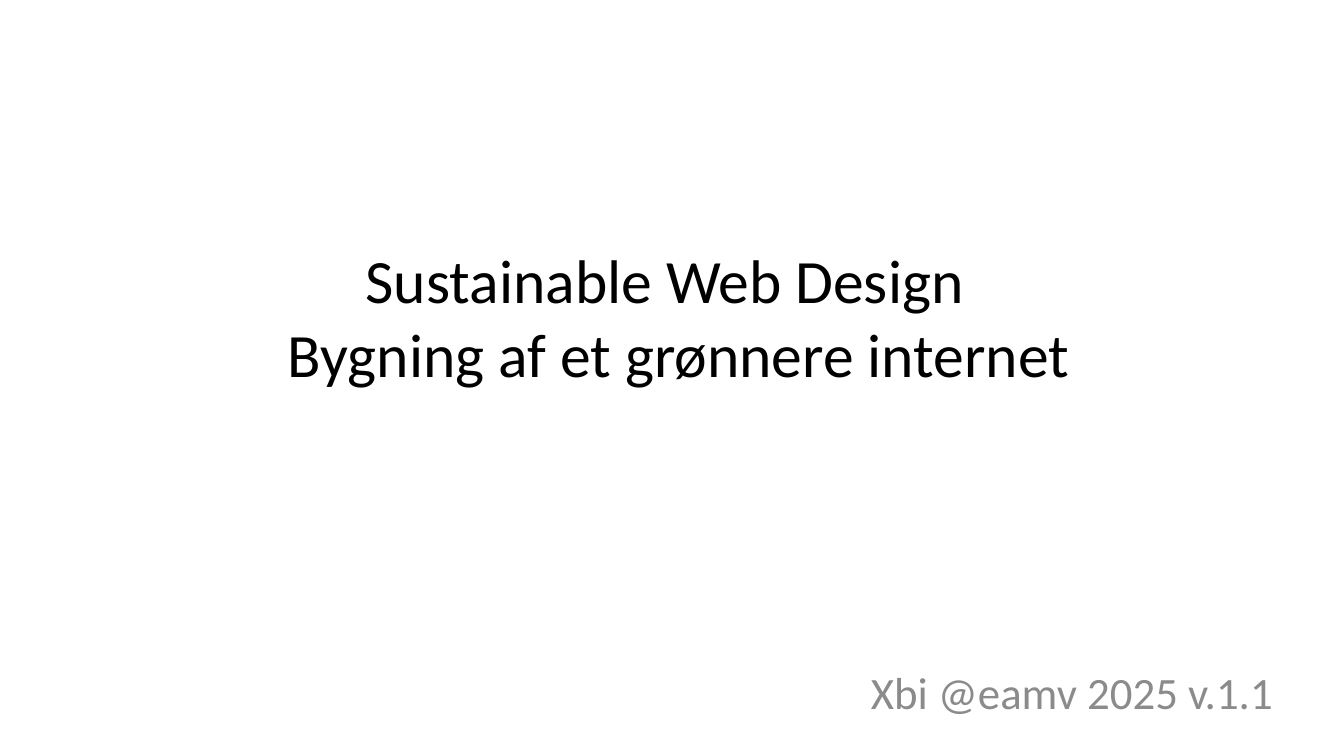
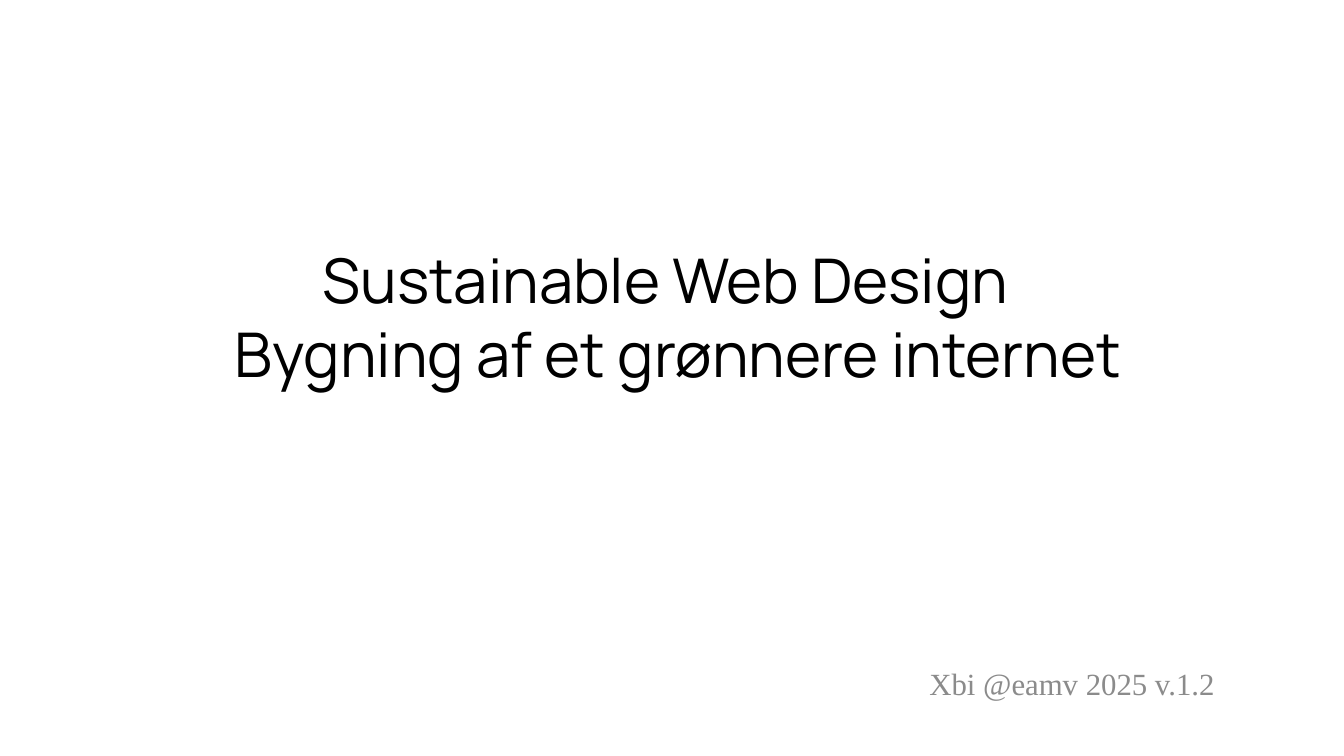
Before and after one commit to xbibogo/MMD24, a slide deck: slide 1 of semester2 PPT/Sustainable_Web_Presentation_Danish.pptx. Drawn at 1344x756 pixels with LibreOffice and Linux fonts; fonts in the diff are those of the drawing. Boxes give left, top, right and bottom in pixels: in the first picture for what was removed or moved away, otherwise in the second. Text is boxed around its words. In the diff, an @@ line names an element or a change of style, - is before the commit and + after.

```diff
--- a/semester2 PPT/Sustainable_Web_Presentation_Danish.pptx
+++ b/semester2 PPT/Sustainable_Web_Presentation_Danish.pptx
@@ title "Sustainable Web Design Bygning af ..." at bbox=[234, 257, 1121, 393]: font Calibri to Manrope @@
@@ subtitle at bbox=[929, 673, 1215, 701]: text changed; size 32 to 22 pt; font Calibri to Times New Roman @@
-Xbi @eamv 2025 v.1.1
+Xbi @eamv 2025 v.1.2
```
Also in this commit, not shown: 20 other slides changed, 6 slides added, 3 slides removed.
